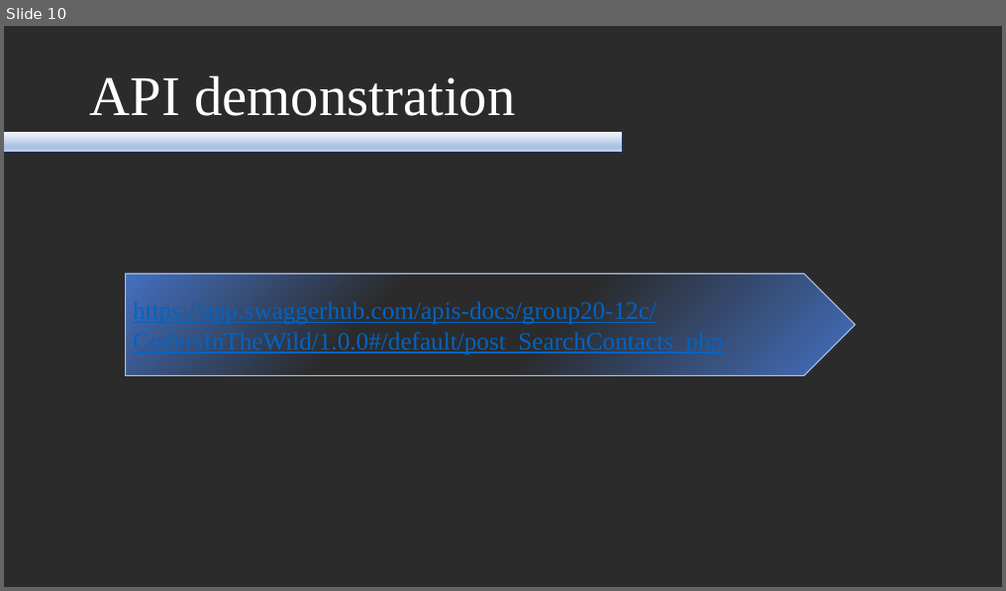
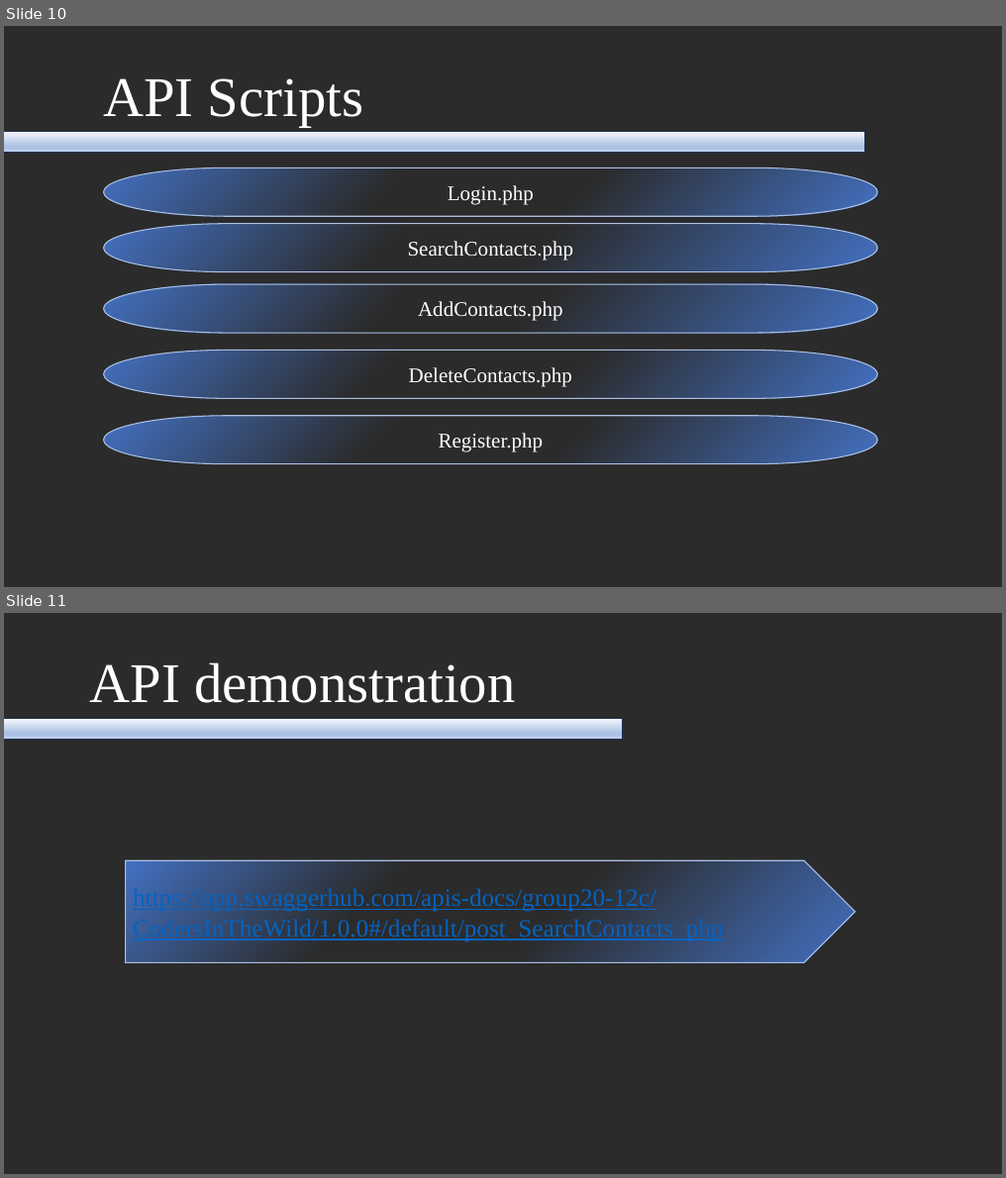
Before and after one commit to TheTragicallyStoat/COP4331, a slide deck: NoneCode/SmallProject.pptx. Shown one above the other, each under a label of ours: slide 10 before the commit, slides 10 and 11 after it. The pictures are 1006x591 and 1006x1178 pixels, drawn with LibreOffice and Linux fonts; fonts in the diff are those of the drawing; background and template pictures are left out; a plain dark background stands for a picture behind light text. Boxes give left, top, right and bottom in pixels: in the first picture for what was removed or moved away, otherwise in the second. Text is boxed around its words. In the diff, an @@ line names an element or a change of style, - is before the commit and + after.

Commit message:
SmallProject
Added API scripts slide

```diff
--- a/NoneCode/SmallProject.pptx
+++ b/NoneCode/SmallProject.pptx
@@ slide 10 added at (4, 26, 1002, 587), background picture (left out) @@
@@ text added at (103, 78, 363, 127), 54 pt, text #FFFFFF @@
+API Scripts
@@ rectangle added at (4, 132, 865, 152), fill gradient #F6F8FC to #ABC0E4 to #C7D5ED, outline #1E3256 1 pt @@
@@ pill shape added at (104, 169, 877, 217), fill gradient #4472C4, outline #ABC0E4 1 pt, 20 pt, text #FFFFFF @@
+Login.php
@@ pill shape added at (104, 224, 877, 273), fill gradient #4472C4, outline #ABC0E4 1 pt, 20 pt, text #FFFFFF @@
+SearchContacts.php
@@ pill shape added at (104, 284, 877, 333), fill gradient #4472C4, outline #ABC0E4 1 pt, 20 pt, text #FFFFFF @@
+AddContacts.php
@@ pill shape added at (104, 350, 877, 399), fill gradient #4472C4, outline #ABC0E4 1 pt, 20 pt, text #FFFFFF @@
+DeleteContacts.php
@@ pill shape added at (104, 416, 877, 465), fill gradient #4472C4, outline #ABC0E4 1 pt, 20 pt, text #FFFFFF @@
+Register.php
@@ what was slide 10 is now slide 11 @@
```
